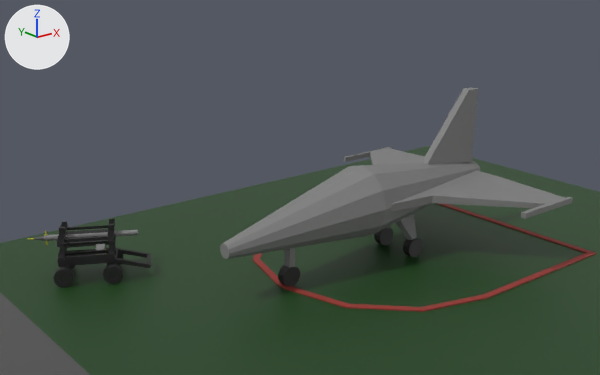
Renders of the glTF model work_process/anim-ais_pod-1.glb from each side of a commit.
One viewpoint serves both versions: a camera (50 mm lens) standing at (-43.7, -68.3, 38.7) and looking at (13.8, 3.6, 9.9). Lighting does not change. The marker at upper left points along +X, +Y and +Z. Both versions are drawn at frame 30 of the action 'Scene'; the numbers are the values there.

In view in the first picture: 'AisPod', 'Igloo_Only_Floor', 'M-4', 'TA-50', 'ToolBox'.
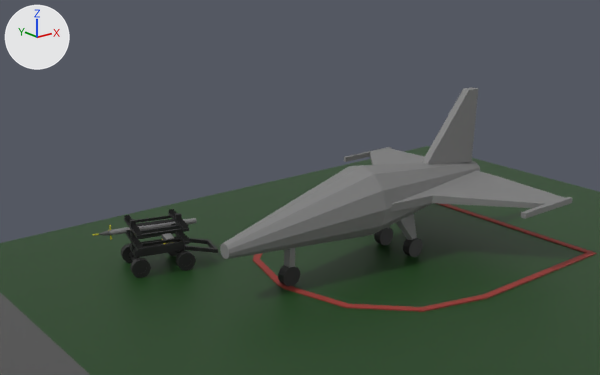
What differs and where, as boxes [x1, y1, x2, y2] in the pictures (600 x 375 px):
'M-4', moved, turned
    before: [57, 219, 116, 267]
    after: [124, 209, 190, 261]
'AisPod', moved, turned
    before: [27, 230, 138, 245]
    after: [92, 218, 197, 240]
'M-4_Handle', moved, turned
    before: [114, 248, 151, 268]
    after: [184, 238, 218, 253]
'M-4_Wheel.001', moved, turned
    before: [53, 267, 74, 288]
    after: [130, 257, 151, 278]
'M-4_Wheel.003', moved, turned
    before: [103, 263, 123, 284]
    after: [176, 250, 196, 270]
'M-4_Wheel.002', moved, turned
    before: [57, 250, 75, 269]
    after: [121, 243, 133, 263]
'ToolBox', moved
    before: [95, 244, 106, 254]
    after: [161, 233, 174, 244]
'M-4_Wheel.004', moved, turned
    before: [107, 247, 124, 265]
    after: [169, 252, 177, 256]

The edits, one by one:
Object 'M-4' (ob_m_4) moves from (-7.02, 16.38, 2.42) to (0.66, 14.21, 2.42).
Object 'M-4' (ob_m_4) turns from (0, 0, 63) to (0, 0, 76) degrees about x, y and z.
Object 'AisPod' (ob_aispod) moves from (-5.49, 18.58, 4.19) to (1.62, 16.71, 4.19).
Object 'AisPod' (ob_aispod) turns from (-180, 0, -28) to (-180, 0, -15) degrees about x, y and z.
Object 'ToolBox' (ob_toolbox) moves from (-5.8, 15.75, 3.17) to (1.99, 13.88, 3.17).
